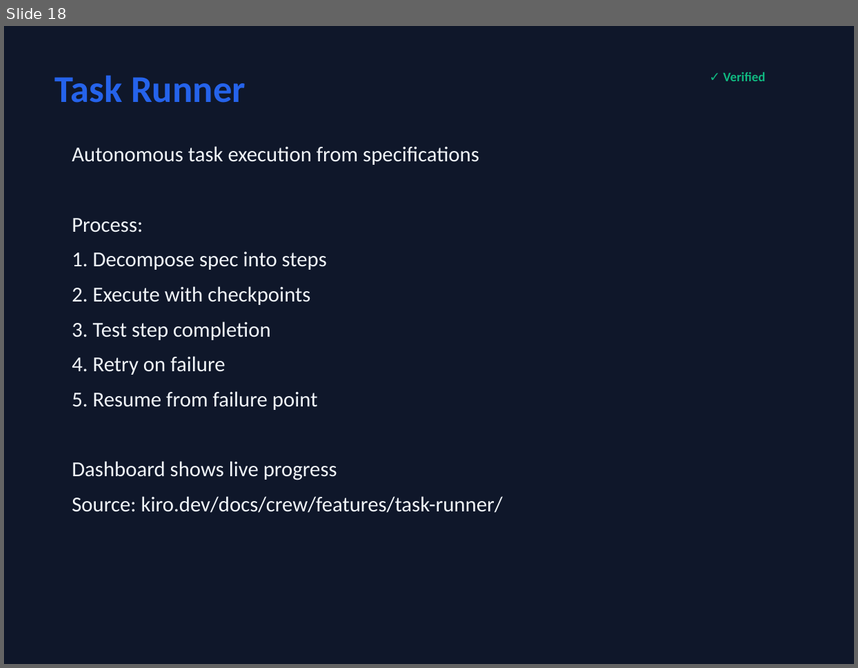
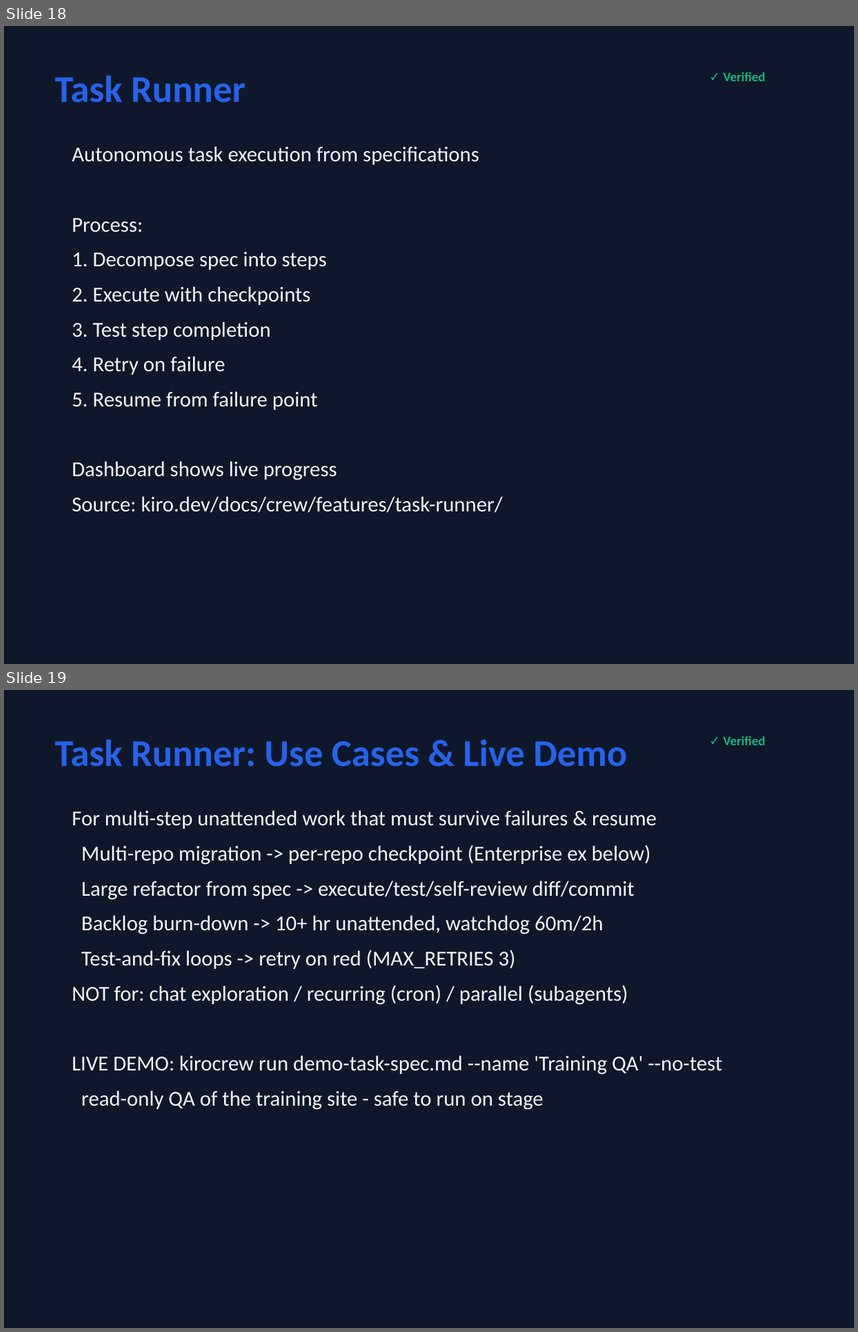
Before and after one commit to timwukp/Kiro-Crew-Training, a slide deck: kiro-crew-training.pptx. Shown one above the other, each under a label of ours: slide 18 before the commit, slides 18 and 19 after it. The pictures are 858x668 and 858x1332 pixels, drawn with LibreOffice and Linux fonts; fonts in the diff are those of the drawing. Boxes give left, top, right and bottom in pixels: in the first picture for what was removed or moved away, otherwise in the second. Text is boxed around its words. In the diff, an @@ line names an element or a change of style, - is before the commit and + after.

Commit message:
Task Runner: add use cases, cross-link to Enterprise Use Cases, add runnable demo-task-spec.md live demo; pptx 43->44 slides

```diff
--- a/kiro-crew-training.pptx
+++ b/kiro-crew-training.pptx
@@ slide 19 added at [4, 690, 854, 1328], background #0F172A @@
@@ text added at [55, 739, 627, 767], 32 pt, text #2563EB, bold @@
+Task Runner: Use Cases & Live Demo
@@ text added at [723, 736, 765, 745], 11 pt, text #10B981, bold @@
+✓ Verified
@@ text added at [72, 810, 722, 1110], 18 pt, text #F1F5F9 @@
+For multi-step unattended work that must survive failures & resume
+Multi-repo migration -> per-repo checkpoint (Enterprise ex below)
+Large refactor from spec -> execute/test/self-review diff/commit
+Backlog burn-down -> 10+ hr unattended, watchdog 60m/2h
+Test-and-fix loops -> retry on red (MAX_RETRIES 3)
+NOT for: chat exploration / recurring (cron) / parallel (subagents)
+LIVE DEMO: kirocrew run demo-task-spec.md --name 'Training QA' --no-test
+read-only QA of the training site - safe to run on stage
```
Also in this commit, not shown: 3 other files.
